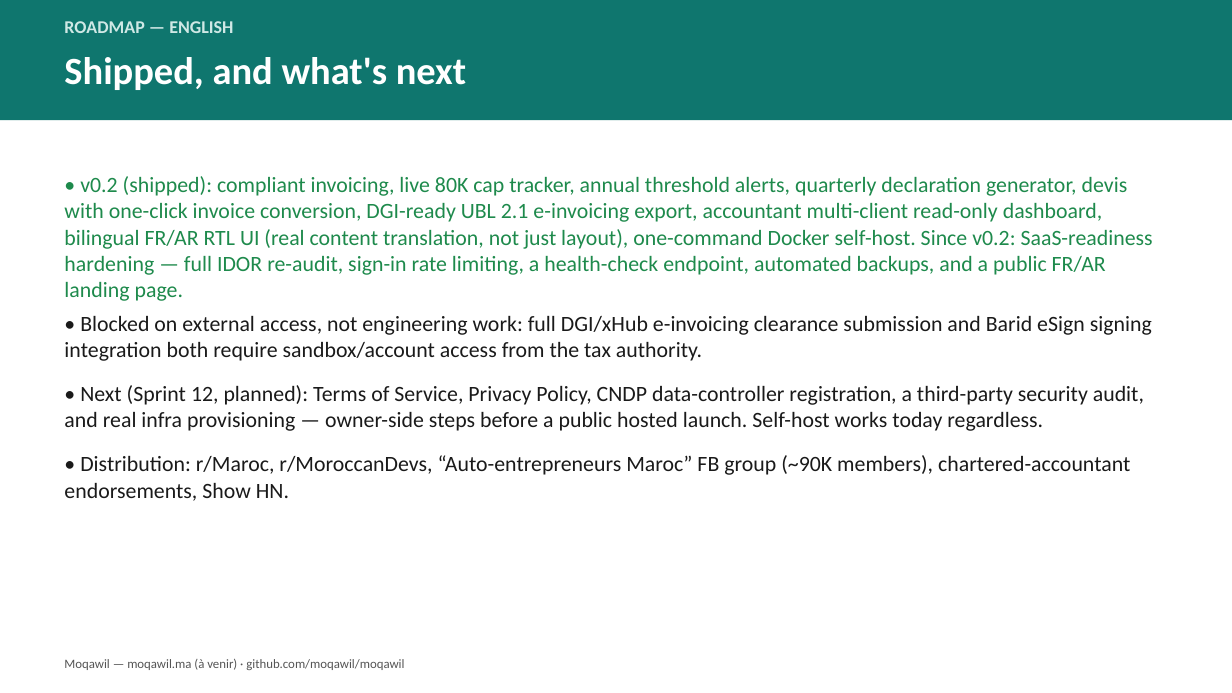
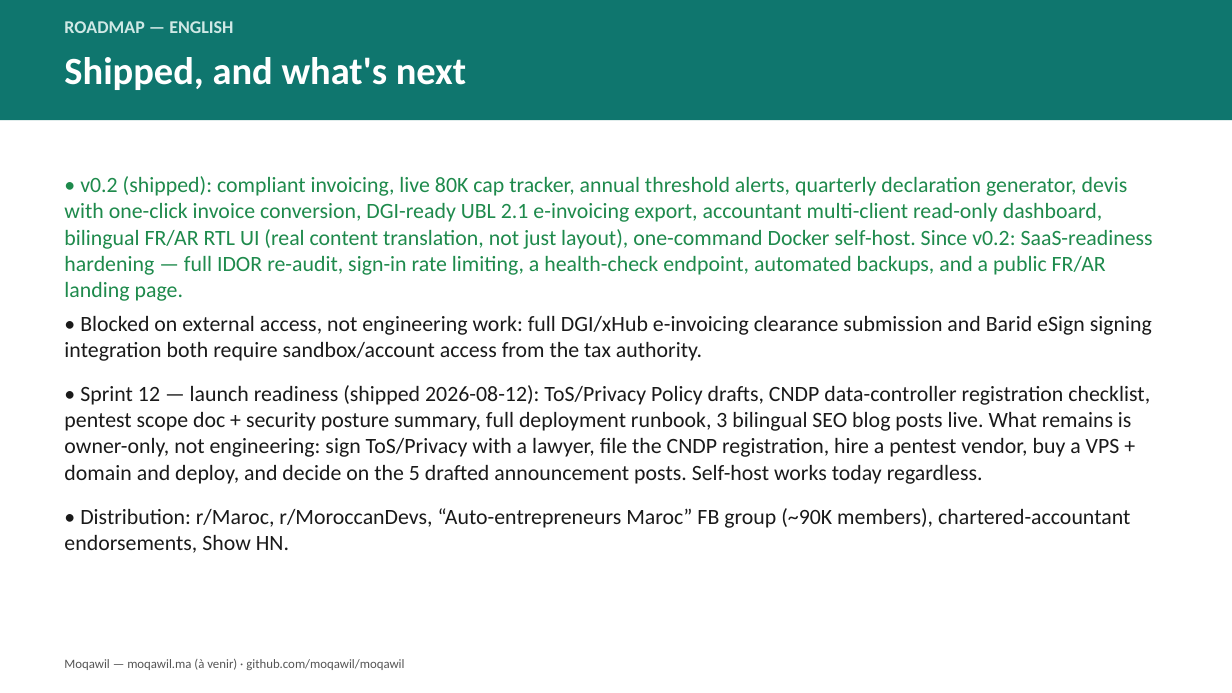
Before and after one commit to rhorba/Moqawil, a slide deck: slide 13 of pitch/Moqawil-Pitch-Deck.pptx. Drawn at 1232x693 pixels with LibreOffice and Linux fonts; fonts in the diff are those of the drawing. Boxes give left, top, right and bottom in pixels: in the first picture for what was removed or moved away, otherwise in the second. Text is boxed around its words. In the diff, an @@ line names an element or a change of style, - is before the commit and + after.

```diff
--- a/pitch/Moqawil-Pitch-Deck.pptx
+++ b/pitch/Moqawil-Pitch-Deck.pptx
@@ text at (x1=64, y1=385, x2=1150, y2=484): text changed @@
-• Next (Sprint 12, planned): Terms of Service, Privacy Policy, CNDP data-controller registration, a third-party security audit, and real infra provisioning — owner-side steps before a public hosted launch. Self-host works today regardless.
+• Sprint 12 — launch readiness (shipped 2026-08-12): ToS/Privacy Policy drafts, CNDP data-controller registration checklist, pentest scope doc + security posture summary, full deployment runbook, 3 bilingual SEO blog posts live. What remains is owner-only, not engineering: sign ToS/Privacy with a lawyer, file the CNDP registration, hire a pentest vendor, buy a VPS + domain and deploy, and decide on the 5 drafted announcement posts. Self-host works today regardless.
```
Also in this commit, not shown: 1 other file.
